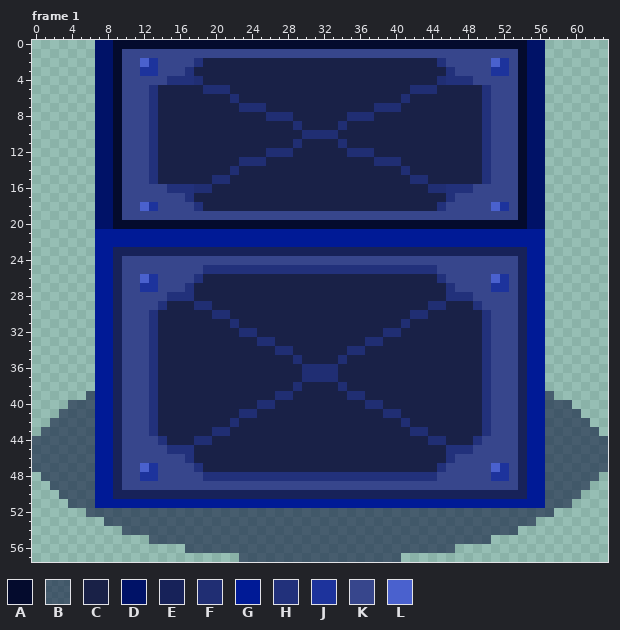
Two versions of one pixel-art file, Assets/Assets/NavigatingHalls/IRLObjToPush.aseprite. Above is the file before it was changed.
64x58 pixels, 1 frame. Shown: frame 1. The commit also changed other frames, which this record leaves out.
Palette (. is transparent): A #040b2d  B #01093188  C #192147  D #001267  E #172259  F #202e73  G #001a96  H #22317b  J #1d339c  K #37468c  L #4a61ce
After:
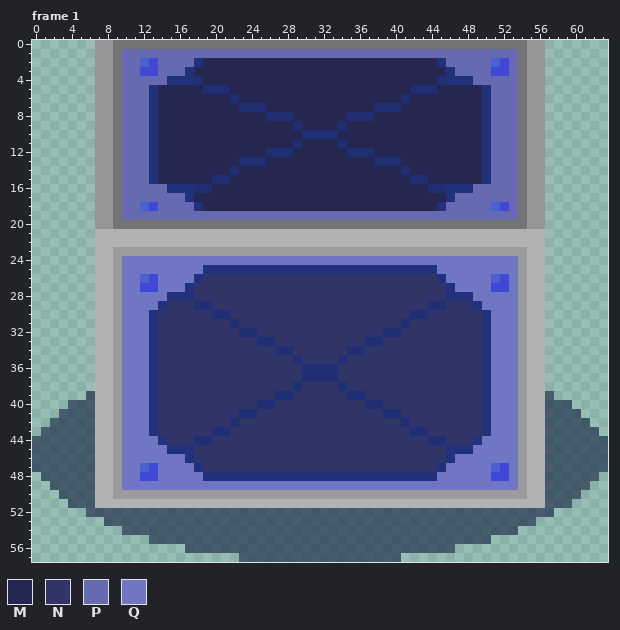
Colours new in this view: M #252750  N #303467  P #656ab2  Q #7075c4
Diff:
Colour A changes from #040b2d to #747474.
Colour D changes from #001267 to #969696.
Colour E changes from #172259 to #9b9b9e.
Colour G changes from #001a96 to #b2b2b2.
Colour J changes from #1d339c to #4049d7.
Frame 1, layer "Layer 1":
The edit turns colour C into colour M in row 2 at x 19 to 44; in row 3 at x 18 to 45; in row 4 at x 19 to 44; in row 5 at x 14 to 18, 22 to 41 and 45 to 49; in row 6 at x 14 to 21, 23 to 40 and 42 to 49; in row 7 at x 14 to 22, 26 to 37 and 41 to 49.
The edit turns colour C into colour M in row 8 at x 14 to 25, 29 to 34 and 38 to 49; in row 9 at x 14 to 28, 30 to 33 and 35 to 49; in row 10 at x 14 to 29 and 34 to 49; in row 11 at x 14 to 28, 30 to 33 and 35 to 49; in row 12 at x 14 to 25, 29 to 34 and 38 to 49; in row 13 at x 14 to 22, 26 to 37 and 41 to 49.
The edit turns colour C into colour M in row 14 at x 14 to 21, 23 to 40 and 42 to 49; in row 15 at x 14 to 19, 22 to 41 and 44 to 49; in row 16 at x 20 to 43; in row 17 at x 18 to 45; in row 18 at x 19 to 44.
The edit turns colour C into colour N in row 26 at x 19 to 44; in rows 27 to 28 at x 18 to 45; in row 29 at x 15 to 17, 20 to 43 and 46 to 48; in row 30 at x 14 to 19, 22 to 41 and 44 to 49; in row 31 at x 14 to 21, 23 to 40 and 42 to 49; in row 32 at x 14 to 22, 25 to 38 and 41 to 49.
The edit turns colour C into colour N in row 33 at x 14 to 24, 27 to 36 and 39 to 49; in row 34 at x 14 to 26, 29 to 34 and 37 to 49; in row 35 at x 14 to 28, 30 to 33 and 35 to 49; in rows 36 to 37 at x 14 to 29 and 34 to 49; in row 38 at x 14 to 28, 30 to 33 and 35 to 49; in row 39 at x 14 to 26, 29 to 34 and 37 to 49.
The edit turns colour C into colour N in row 40 at x 14 to 24, 27 to 36 and 39 to 49; in row 41 at x 14 to 22, 25 to 38 and 41 to 49; in row 42 at x 14 to 21, 23 to 40 and 42 to 49; in row 43 at x 14 to 19, 22 to 41 and 44 to 49; in row 44 at x 15 to 17, 20 to 43 and 46 to 48; in rows 45 to 46 at x 18 to 45.
The edit turns colour C into colour N in row 47 at x 19 to 44.
The edit turns colour K into colour P in row 1 at x 10 to 53; in row 2 at x 10 to 11, 14 to 17, 46 to 50 and 53; in row 3 at x 10 to 11, 14 to 16, 47 to 50 and 53; in row 4 at x 10 to 14 and 49 to 53; in rows 5 to 15 at x 10 to 12 and 51 to 53; in row 16 at x 10 to 14 and 49 to 53.
The edit turns colour K into colour P in row 17 at x 10 to 16 and 47 to 53; in row 18 at x 10 to 11, 14 to 17, 46 to 50 and 53; in row 19 at x 10 to 53.
The edit turns colour K into colour Q in row 24 at x 10 to 53; in row 25 at x 10 to 18 and 45 to 53; in row 26 at x 10 to 11, 14 to 17, 46 to 50 and 53; in row 27 at x 10 to 11, 14 to 16, 47 to 50 and 53; in row 28 at x 10 to 14 and 49 to 53; in row 29 at x 10 to 13 and 50 to 53.
The edit turns colour K into colour Q in rows 30 to 43 at x 10 to 12 and 51 to 53; in row 44 at x 10 to 13 and 50 to 53; in row 45 at x 10 to 14 and 49 to 53; in row 46 at x 10 to 16 and 47 to 53; in row 47 at x 10 to 11, 14 to 17, 46 to 50 and 53; in row 48 at x 10 to 11, 14 to 18, 45 to 50 and 53.
The edit turns colour K into colour Q in row 49 at x 10 to 53.
